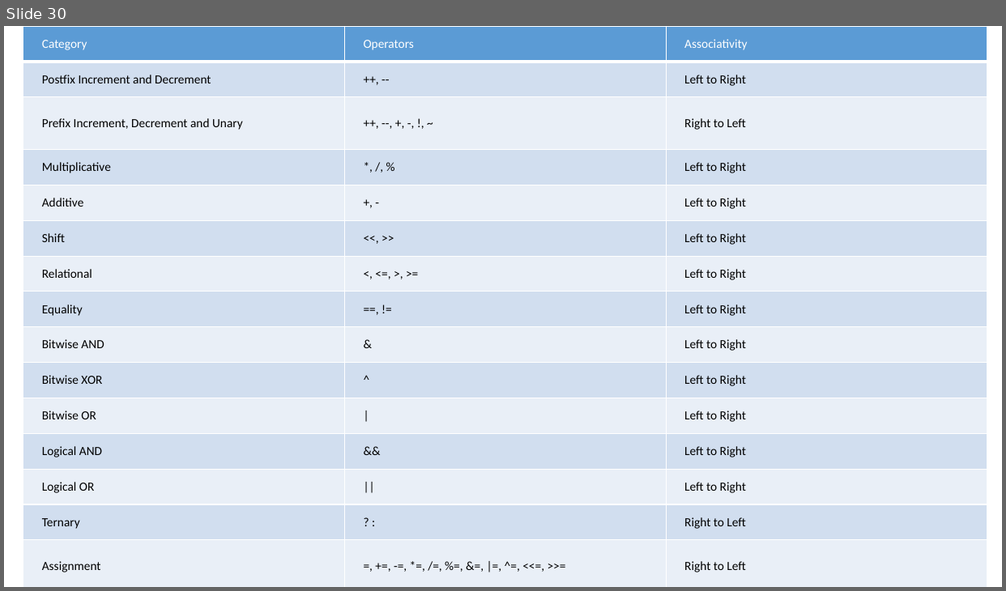
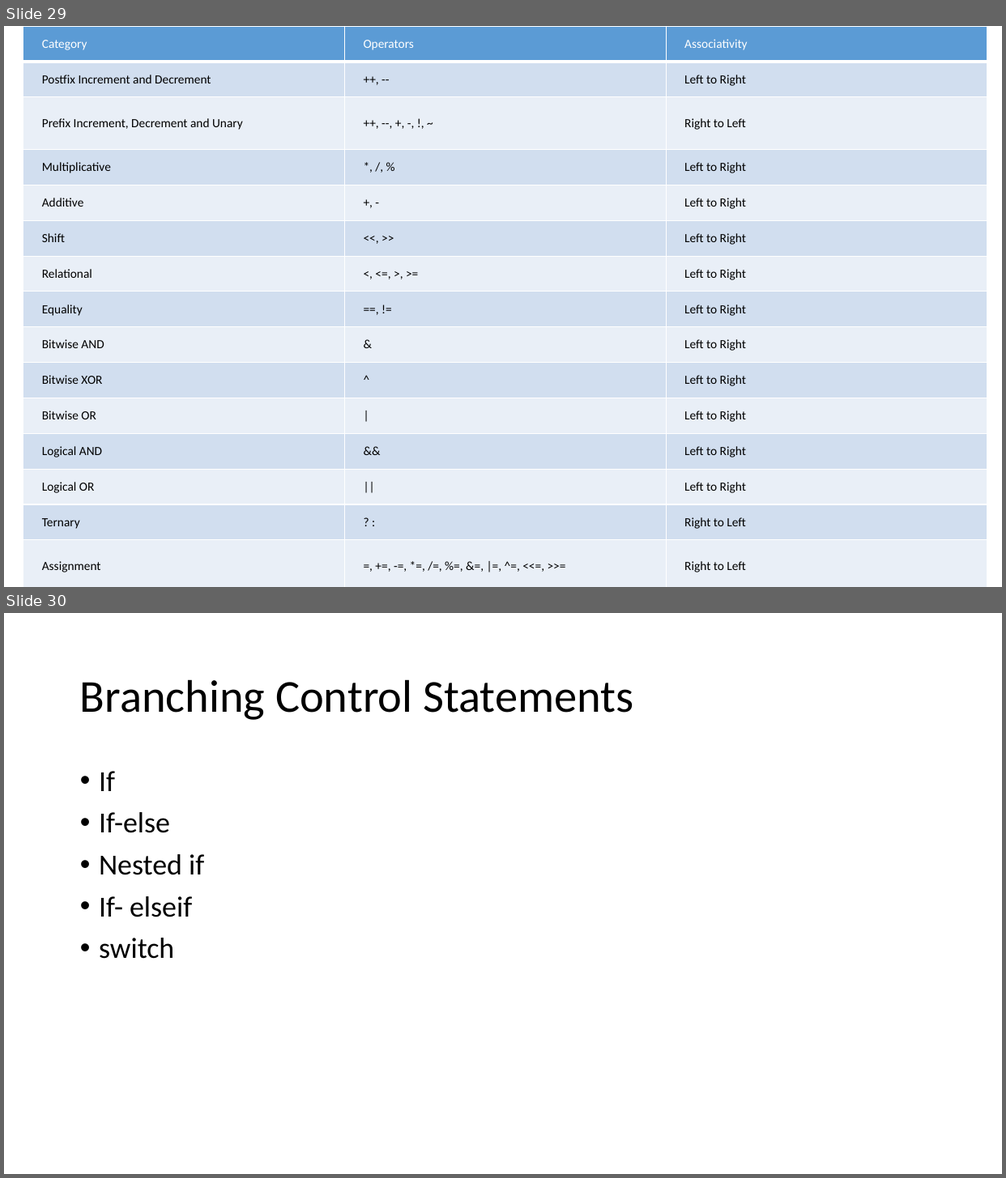
Before and after one commit to MadhuSudhan-Gangumolu/ppt, a slide deck: c#.pptx. Shown one above the other, each under a label of ours: slide 30 before the commit, slides 29 and 30 after it. The pictures are 1006x591 and 1006x1178 pixels, drawn with LibreOffice and Linux fonts; fonts in the diff are those of the drawing. Boxes give left, top, right and bottom in pixels: in the first picture for what was removed or moved away, otherwise in the second. Text is boxed around its words. In the diff, an @@ line names an element or a change of style, - is before the commit and + after.

```diff
--- a/c#.pptx
+++ b/c#.pptx
@@ slide 30 added at (4, 613, 1002, 1174), background #FFFFFF @@
@@ title added at (80, 679, 633, 720), 44 pt, text #000000 @@
+Branching Control Statements
@@ text added at (99, 771, 204, 959), 28 pt, text #000000 @@
+• If
+• If-else
+• Nested if
+• If- elseif
+• switch
@@ what was slide 30 is now slide 29 @@
```
Also in this commit, not shown: 3 slides changed, 4 other slides added, 1 slide removed.
